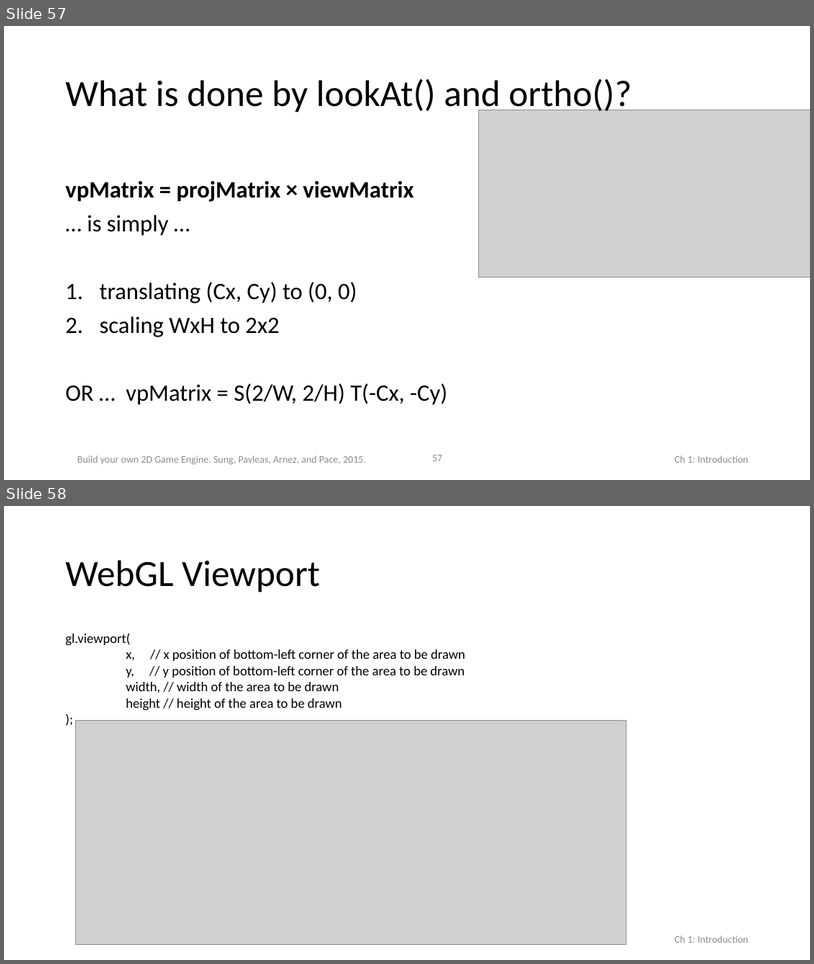
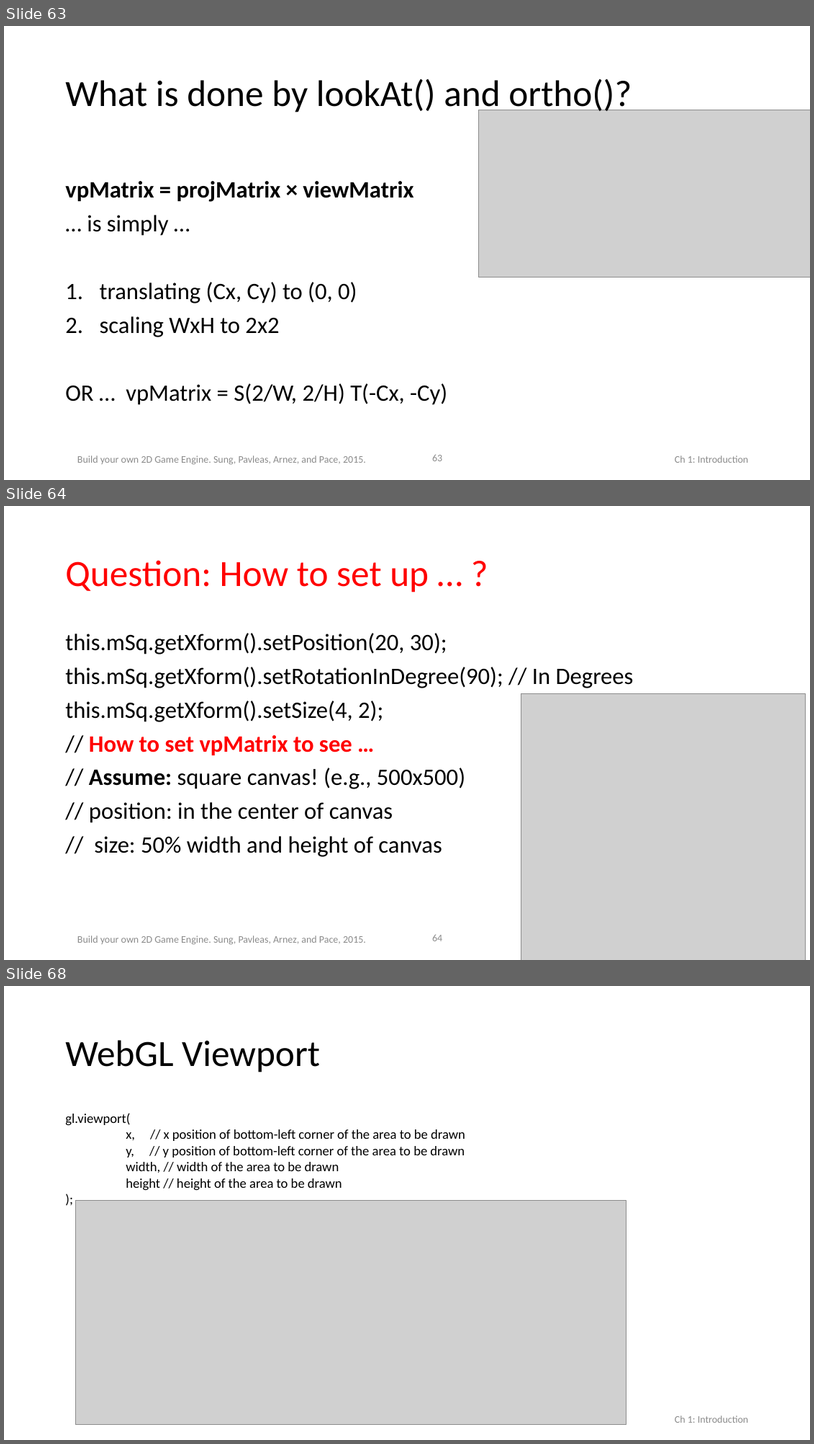
Before and after one commit to HTML5GameEngineGroup/html5engine, a slide deck: Book-PPT/Chap3.pptx. Shown one above the other, each under a label of ours: slides 57 and 58 before the commit, slides 63, 64 and 68 after it; the slides between them are not shown. The pictures are 814x964 and 814x1444 pixels, drawn with LibreOffice and Linux fonts; fonts in the diff are those of the drawing; grey boxes stand for pictures. Boxes give left, top, right and bottom in pixels: in the first picture for what was removed or moved away, otherwise in the second. Text is boxed around its words. In the diff, an @@ line names an element or a change of style, - is before the commit and + after.

```diff
--- a/Book-PPT/Chap3.pptx
+++ b/Book-PPT/Chap3.pptx
@@ slide 64 added at box(4, 506, 810, 960), background #FFFFFF; not listed: 2 template elements that a slide beside it also shows @@
@@ title added at box(65, 560, 429, 592), 44 pt, text #FF0000 @@
+Question: How to set up … ?
@@ text added at box(65, 633, 634, 857), 28 pt, text #000000 @@
+this.mSq.getXform().setPosition(20, 30);
+this.mSq.getXform().setRotationInDegree(90); // In Degrees
+this.mSq.getXform().setSize(4, 2);
+// How to set vpMatrix to see …
+// Assume: square canvas! (e.g., 500x500)
+// position: in the center of canvas
+// size: 50% width and height of canvas
@@ picture added at box(522, 693, 806, 960) @@
@@ what was slide 57 is now slide 63 @@
@@ page number at box(432, 454, 442, 461): text changed @@
-57
+63
@@ what was slide 58 is now slide 68 @@
```
Also in this commit, not shown: 1 slide changed, 9 other slides added.
